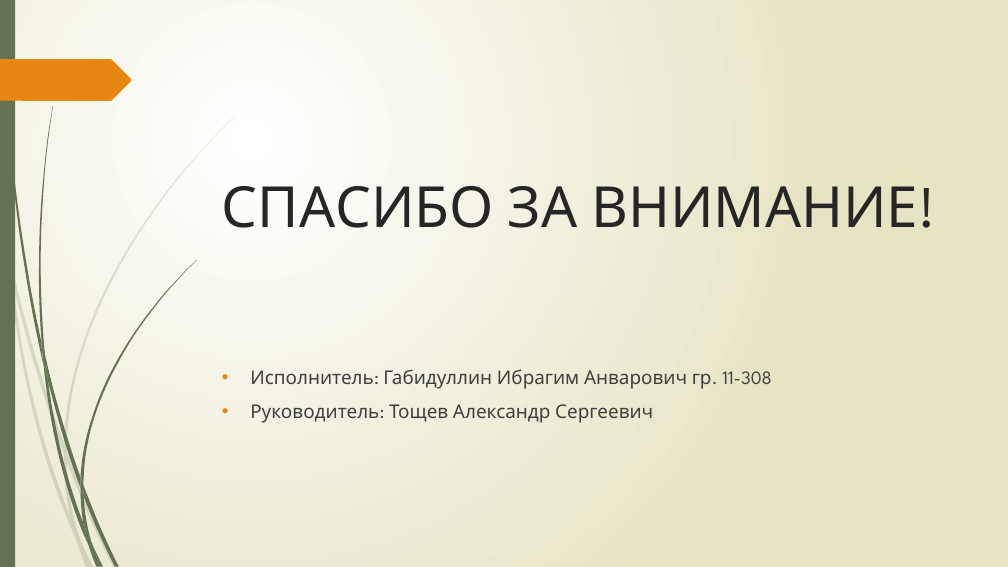
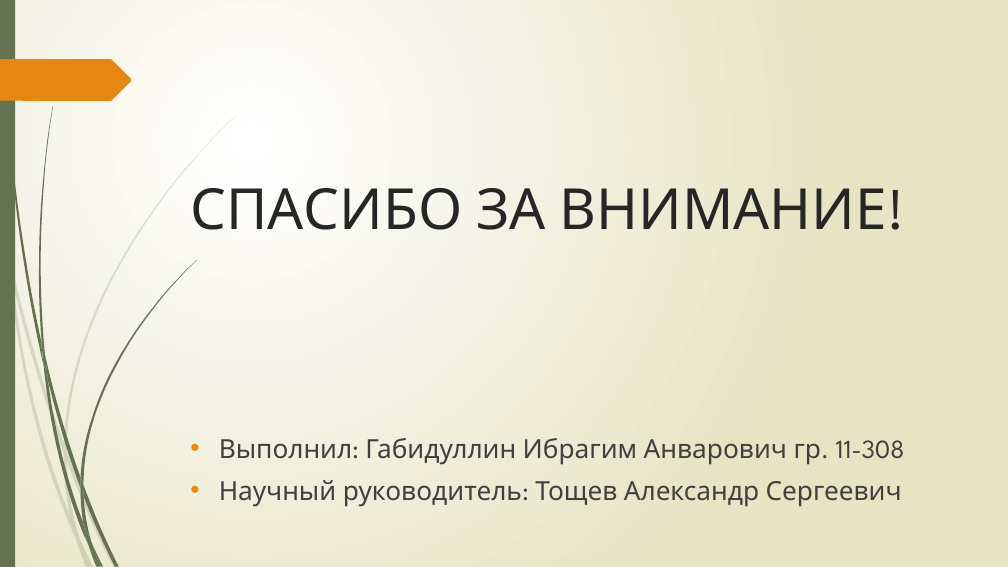
Before and after one commit to IbragimGabi/Diploma, a slide deck: slide 10 of презентация.pptx (slide 12 before the commit). Drawn at 1008x567 pixels with LibreOffice and Linux fonts; fonts in the diff are those of the drawing. Boxes give left, top, right and bottom in pixels: in the first picture for what was removed or moved away, otherwise in the second. Text is boxed around its words. In the diff, an @@ line names an element or a change of style, - is before the commit and + after.

```diff
--- a/презентация.pptx
+++ b/презентация.pptx
@@ title "СПАСИБО ЗА ВНИМАНИЕ!": place and size @@
-title "СПАСИБО ЗА ВНИМАНИЕ!" at (222,186,918,228)
+title "СПАСИБО ЗА ВНИМАНИЕ!" at (190,188,887,230)
@@ text at (219,438,905,507): text changed; size 18 to 25 pt @@
-• Исполнитель: Габидуллин Ибрагим Анварович гр. 11-308
-• Руководитель: Тощев Александр Сергеевич
+• Выполнил: Габидуллин Ибрагим Анварович гр. 11-308
+• Научный руководитель: Тощев Александр Сергеевич
```
Also in this commit, not shown: 7 other slides changed, 2 slides added, 4 slides removed, 4 other files.
